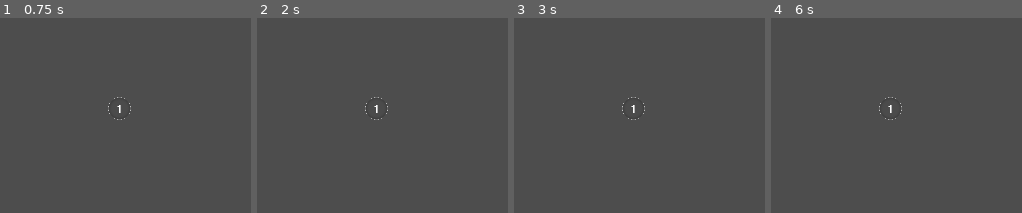
Above: before the commit, frames 1-4 (left to right).
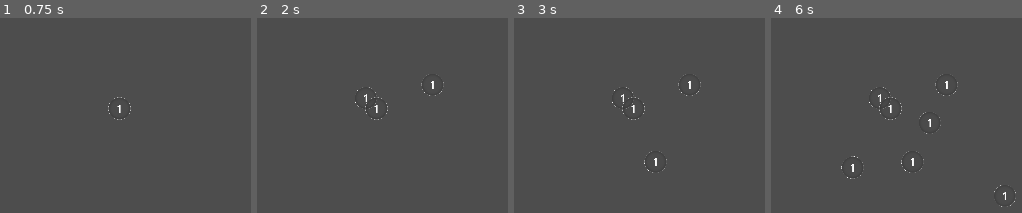
Above: after the commit, the same moments.

Repository: kominaaa/scorepopping
Game: Godot game, scene res://scenes/main.tscn
Two runs of this game, one before a commit and one after it. Both use one fixed random seed, a clock stepped at 60 frames per second and the inputs below.
Inputs:
- Up to frame 1 (0.75 s): tap Enter at 0.5 s
- Up to frame 2 (2 s): tap Space at 1.25 s
- Up to frame 3 (3 s): tap Enter at 2 s; tap Space at 2.75 s
- Up to frame 4 (6 s): tap Enter at 3.5 s; tap Space at 4.25 s

Frame 1 is identical in both runs. In frame 2, 0.1% of the frame differs, in the area x 39-75%, y 28-47%; in frame 3, 0.2%; in frame 4, 0.4%, in the area x 27-98%, y 28-97%.

Commit message:
bubble spawnerr before distance

Diff:
--- /dev/null
+++ b/scenes/bubble_01.tscn
@@ -0,0 +1,25 @@
+[gd_scene load_steps=4 format=3 uid="uid://ber4mr242hy4d"]
+
+[ext_resource type="Material" uid="uid://dvm1rob5rkjdb" path="res://materials/bubble_material.material" id="1_xgug0"]
+
+[sub_resource type="SphereMesh" id="SphereMesh_xdfes"]
+material = ExtResource("1_xgug0")
+
+[sub_resource type="SphereShape3D" id="SphereShape3D_t1vsv"]
+
+[node name="Bubble" type="Node3D"]
+
+[node name="BubbleStaticBody3D" type="StaticBody3D" parent="."]
+transform = Transform3D(0.05, 0, 0, 0, 0.05, 0, 0, 0, 0.05, 0, 0, 0)
+
+[node name="MeshInstance3D" type="MeshInstance3D" parent="BubbleStaticBody3D"]
+mesh = SubResource("SphereMesh_xdfes")
+
+[node name="CollisionShape3D" type="CollisionShape3D" parent="BubbleStaticBody3D"]
+shape = SubResource("SphereShape3D_t1vsv")
+
+[node name="BubbleLabel3D" type="Label3D" parent="."]
+transform = Transform3D(0.05, 0, 0, 0, 0.05, 0, 0, 0, 0.05, 0, 0, 0)
+text = "1"
+font_size = 96
+outline_size = 0
--- a/scenes/main.tscn
+++ b/scenes/main.tscn
@@ -1,11 +1,7 @@
-[gd_scene load_steps=4 format=3 uid="uid://f3j6pq47rjkq"]
+[gd_scene load_steps=3 format=3 uid="uid://f3j6pq47rjkq"]
 
-[ext_resource type="Material" uid="uid://dvm1rob5rkjdb" path="res://materials/bubble_material.material" id="1_2f7vv"]
-
-[sub_resource type="SphereMesh" id="SphereMesh_xdfes"]
-material = ExtResource("1_2f7vv")
-
-[sub_resource type="SphereShape3D" id="SphereShape3D_t1vsv"]
+[ext_resource type="PackedScene" uid="uid://ber4mr242hy4d" path="res://scenes/bubble_01.tscn" id="1_nwdim"]
+[ext_resource type="Script" path="res://scripts/bubble_spawner.gd" id="2_fwp22"]
 
 [node name="Main" type="Node3D"]
 
@@ -13,16 +9,8 @@
 transform = Transform3D(1, 0, 0, 0, 1, 0, 0, 0, 1, 0, 0, 3.18599)
 projection = 1
 
-[node name="Bubble01" type="StaticBody3D" parent="."]
-transform = Transform3D(0.05, 0, 0, 0, 0.05, 0, 0, 0, 0.05, 0, 0, 0)
+[node name="BubbleSpawner" type="Node3D" parent="."]
+script = ExtResource("2_fwp22")
+bubble_scene = ExtResource("1_nwdim")
 
-[node name="MeshInstance3D" type="MeshInstance3D" parent="Bubble01"]
-mesh = SubResource("SphereMesh_xdfes")
-
-[node name="CollisionShape3D" type="CollisionShape3D" parent="Bubble01"]
-shape = SubResource("SphereShape3D_t1vsv")
-
-[node name="Label3D" type="Label3D" parent="Bubble01"]
-text = "1"
-font_size = 96
-outline_size = 0
+[node name="Bubble01" parent="." instance=ExtResource("1_nwdim")]
--- /dev/null
+++ b/scripts/bubble_spawner.gd
@@ -0,0 +1,32 @@
+extends Node3D
+
+@export var bubble_scene: PackedScene
+@export var spawn_interval: float = 1.0
+@export var x_range: Vector2 = Vector2(-0.3, 0.3)
+@export var y_range: Vector2 = Vector2(-0.2, 0.2)
+@export var z_position: float = 0.0
+
+var spawn_timer: Timer
+
+func _ready():
+	spawn_timer = Timer.new()
+	spawn_timer.wait_time = spawn_interval
+	spawn_timer.one_shot = false
+	spawn_timer.timeout.connect(_spawn_bubble)
+	add_child(spawn_timer)
+	spawn_timer.start()
+
+func _spawn_bubble():
+	if bubble_scene == null:
+		print("Bubble scene is not assigned!")
+		return
+
+	var x_pos = randf_range(x_range.x, x_range.y)
+	var y_pos = randf_range(y_range.x, y_range.y)
+
+	var bubble = bubble_scene.instantiate()
+	bubble.global_transform.origin = Vector3(x_pos, y_pos, z_position)
+
+	bubble.scale = Vector3(1.0, 1.0, 1.0)
+
+	add_child(bubble)
